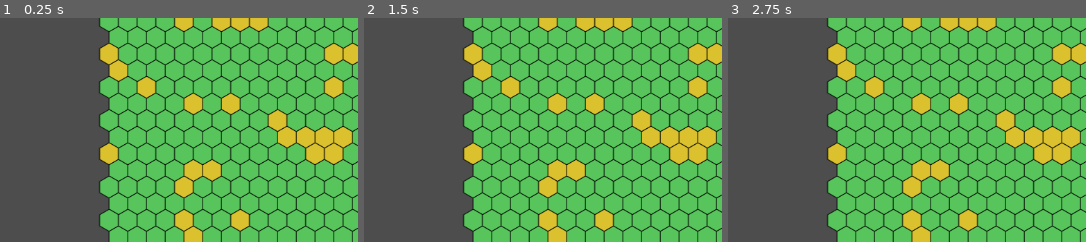
Above: before the commit, frames 1-3 (left to right).
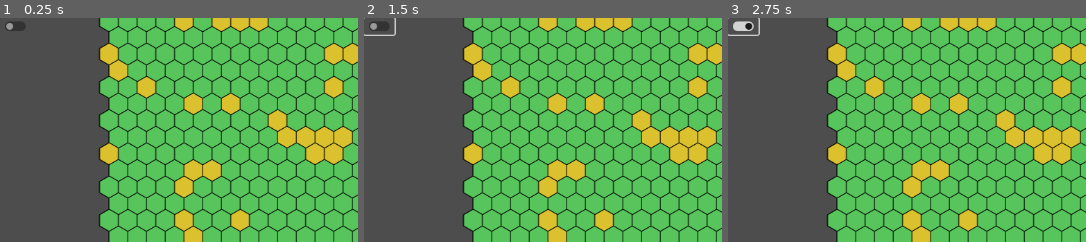
Above: after the commit, the same moments.

Repository: ARCsweden/GameJam2025Fall
Game: Godot game, scene res://Scenes/GameNode.tscn
The game is run twice, just before and just after one commit, with the same random seed, the same clock (stepped at 60 frames per second) and the same inputs. Before the commit the project starts from res://Assets/World.tscn.
Inputs (mouse positions are % of the whole screen's width and height, from its top left):
- Up to frame 1 (0.25 s): no input
- Up to frame 2 (1.5 s): click (2, 2) at 0.52 s; click (2, 2) at 1.27 s
- Up to frame 3 (2.75 s): click (2, 2) at 2.02 s
The pictures show only the part of the screen within x 0-50%, y 0-50%; the shares and areas given below are measured in that part.

The runs differ from the first frame. In frame 1, 0.2% of the frame differs, in the area x 1-7%, y 1-6%; in frame 2, 0.3%; in frame 3, 0.4%, in the area x 0-9%, y 0-9%.

Commit message:
working on debug mode

Diff:
--- /dev/null
+++ b/dancing-queen/Assets/Tiles/new_noise_texture_2d.tres
@@ -0,0 +1,16 @@
+[gd_resource type="NoiseTexture2D" load_steps=3 format=3 uid="uid://b0k8fgvyhu6cf"]
+
+[sub_resource type="Gradient" id="Gradient_ruj66"]
+offsets = PackedFloat32Array(0.09375, 0.6354167, 1)
+colors = PackedColorArray(0, 0, 0, 1, 0.42465752, 0.42465752, 0.42465752, 1, 1, 1, 1, 1)
+
+[sub_resource type="FastNoiseLite" id="FastNoiseLite_s41pq"]
+noise_type = 3
+seed = 2
+frequency = 0.3833
+
+[resource]
+width = 32
+height = 32
+noise = SubResource("FastNoiseLite_s41pq")
+color_ramp = SubResource("Gradient_ruj66")
--- a/dancing-queen/Assets/World.tscn
+++ /dev/null
@@ -1,9 +0,0 @@
-[gd_scene load_steps=2 format=3 uid="uid://cmo44rk3t4wbk"]
-
-[ext_resource type="PackedScene" uid="uid://03g35hljx7nw" path="res://Assets/Tiles/tile_map_layer.tscn" id="1_doo4g"]
-
-[node name="World" type="Node2D"]
-
-[node name="TileMapLayer" parent="." instance=ExtResource("1_doo4g")]
-
-[node name="Camera2D" type="Camera2D" parent="."]
--- /dev/null
+++ b/dancing-queen/Assets/world.gd
@@ -0,0 +1,35 @@
+extends Node2D
+@export var tileMapLayerDebug : TileMapLayer
+@export var tileMapLayerPlayer : TileMapLayer
+
+@export var noise_tex : NoiseTexture2D
+
+var grass_atlas = Vector2i(2,0)
+var flower_atlas = Vector2i(0,0)
+var danger_atlas = Vector2i(1,0)
+var noise : Noise
+var width : int = 32
+var height : int = 32
+var source_id = 0
+
+func _ready() -> void:
+	generate_world()
+	fill_player_world()
+	pass
+
+
+func generate_world():
+	noise = noise_tex.noise
+	for x in range(-width/2, width /2):
+		for y in range(-height/2, height/2):
+			var noise_val :float = noise.get_noise_2d(x,y)
+			# placing ground
+			if noise_val >= -0.2:
+				tileMapLayerDebug.set_cell(Vector2i(x,y), source_id, grass_atlas)
+			else:
+				tileMapLayerDebug.set_cell(Vector2i(x,y), source_id,flower_atlas)
+func fill_player_world():
+	for x in range(-width/2, width /2):
+		for y in range(-height/2, height/2):
+			# placing ground
+			tileMapLayerPlayer.set_cell(Vector2i(x,y), source_id, danger_atlas)
--- /dev/null
+++ b/dancing-queen/Scenes/GameNode.tscn
@@ -0,0 +1,19 @@
+[gd_scene load_steps=3 format=3 uid="uid://d1exxolsljrsr"]
+
+[ext_resource type="PackedScene" uid="uid://cmo44rk3t4wbk" path="res://Scenes/World.tscn" id="1_q24h2"]
+[ext_resource type="PackedScene" uid="uid://sqmc2bdnet7a" path="res://Scenes/UI.tscn" id="2_ro750"]
+
+[node name="GameNode" type="Node"]
+
+[node name="World" parent="." instance=ExtResource("1_q24h2")]
+
+[node name="Ui" parent="." instance=ExtResource("2_ro750")]
+offset_left = -576.0
+offset_top = -324.0
+offset_right = -576.0
+offset_bottom = -324.0
+
+[node name="CheckButton" type="CheckButton" parent="Ui"]
+layout_mode = 0
+offset_right = 44.0
+offset_bottom = 24.0
--- /dev/null
+++ b/dancing-queen/Scenes/UI.tscn
@@ -0,0 +1,9 @@
+[gd_scene format=3 uid="uid://sqmc2bdnet7a"]
+
+[node name="Ui" type="Control"]
+layout_mode = 3
+anchors_preset = 15
+anchor_right = 1.0
+anchor_bottom = 1.0
+grow_horizontal = 2
+grow_vertical = 2
--- /dev/null
+++ b/dancing-queen/Scenes/World.tscn
@@ -0,0 +1,23 @@
+[gd_scene load_steps=5 format=3 uid="uid://cmo44rk3t4wbk"]
+
+[ext_resource type="PackedScene" uid="uid://03g35hljx7nw" path="res://Assets/Tiles/tile_map_layer.tscn" id="1_doo4g"]
+[ext_resource type="Script" uid="uid://d2qdrjvbk1pyb" path="res://Assets/world.gd" id="1_iylpf"]
+[ext_resource type="Texture2D" uid="uid://b0k8fgvyhu6cf" path="res://Assets/Tiles/new_noise_texture_2d.tres" id="2_kkxwm"]
+[ext_resource type="TileSet" uid="uid://hd1rspuns4n8" path="res://Assets/Tiles/hex_tiles.tres" id="4_uqhvw"]
+
+[node name="World" type="Node2D" node_paths=PackedStringArray("tileMapLayerDebug", "tileMapLayerPlayer")]
+script = ExtResource("1_iylpf")
+tileMapLayerDebug = NodePath("TileMapLayerDebug")
+tileMapLayerPlayer = NodePath("PlayerTileMapLayer")
+noise_tex = ExtResource("2_kkxwm")
+
+[node name="Camera2D" type="Camera2D" parent="."]
+limit_enabled = false
+drag_horizontal_enabled = true
+drag_vertical_enabled = true
+
+[node name="PlayerTileMapLayer" type="TileMapLayer" parent="."]
+tile_set = ExtResource("4_uqhvw")
+
+[node name="TileMapLayerDebug" parent="." instance=ExtResource("1_doo4g")]
+z_index = 1
--- a/dancing-queen/generate_map.gd
+++ b/dancing-queen/generate_map.gd
@@ -1,25 +1,25 @@
 extends TileMapLayer
 
-@export var noise_tex : NoiseTexture2D
-
-var grass_atlas = Vector2i(2,0)
-var flower_atlas = Vector2i(0,0)
-var danger_atlas = Vector2i(1,0)
-var noise : Noise
-var width : int = 32
-var height : int = 32
-var source_id = 0
-func _ready() -> void:
-	generate_world()
-	pass
-
-func generate_world():
-	noise = noise_tex.noise
-	for x in range(-width/2, width /2):
-		for y in range(-height/2, height/2):
-			var noise_val :float = noise.get_noise_2d(x,y)
-			# placing ground
-			if noise_val >= -0.2:
-				set_cell(Vector2i(x,y), source_id, grass_atlas)
-			else:
-				set_cell(Vector2i(x,y), source_id,flower_atlas)
+#@export var noise_tex : NoiseTexture2D
+#
+#var grass_atlas = Vector2i(2,0)
+#var flower_atlas = Vector2i(0,0)
+#var danger_atlas = Vector2i(1,0)
+#var noise : Noise
+#var width : int = 32
+#var height : int = 32
+#var source_id = 0
+#func _ready() -> void:
+	#generate_world()
+	#pass
+#
+#func generate_world():
+	#noise = noise_tex.noise
+	#for x in range(-width/2, width /2):
+		#for y in range(-height/2, height/2):
+			#var noise_val :float = noise.get_noise_2d(x,y)
+			## placing ground
+			#if noise_val >= -0.2:
+				#set_cell(Vector2i(x,y), source_id, grass_atlas)
+			#else:
+				#set_cell(Vector2i(x,y), source_id,flower_atlas)
--- a/dancing-queen/project.godot
+++ b/dancing-queen/project.godot
@@ -11,7 +11,7 @@
 [application]
 
 config/name="DancingQueen"
-run/main_scene="uid://cmo44rk3t4wbk"
+run/main_scene="uid://d1exxolsljrsr"
 config/features=PackedStringArray("4.5", "GL Compatibility")
 config/icon="res://icon.svg"
 
Not shown, added: dancing-queen/Assets/world.gd.uid
